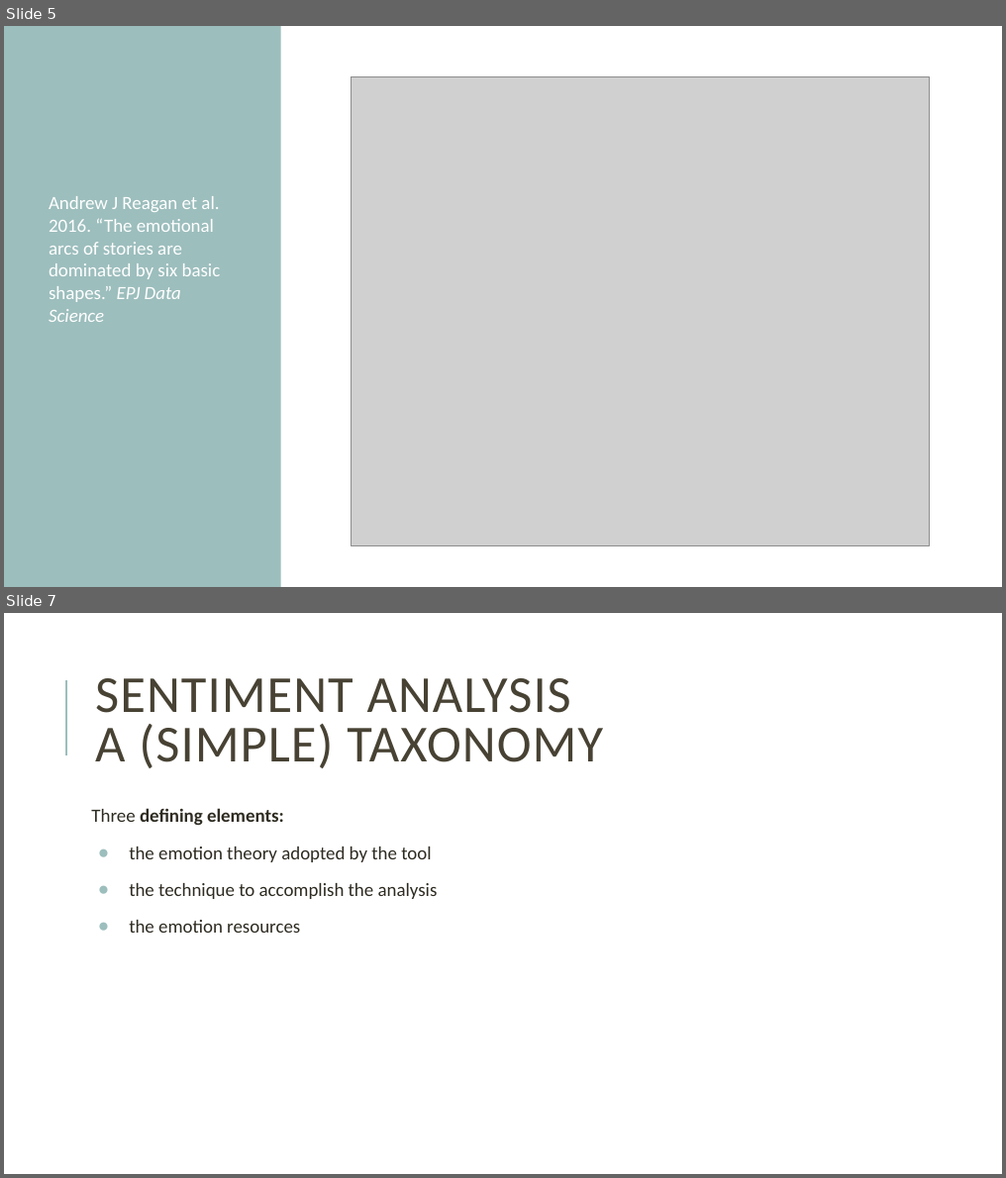
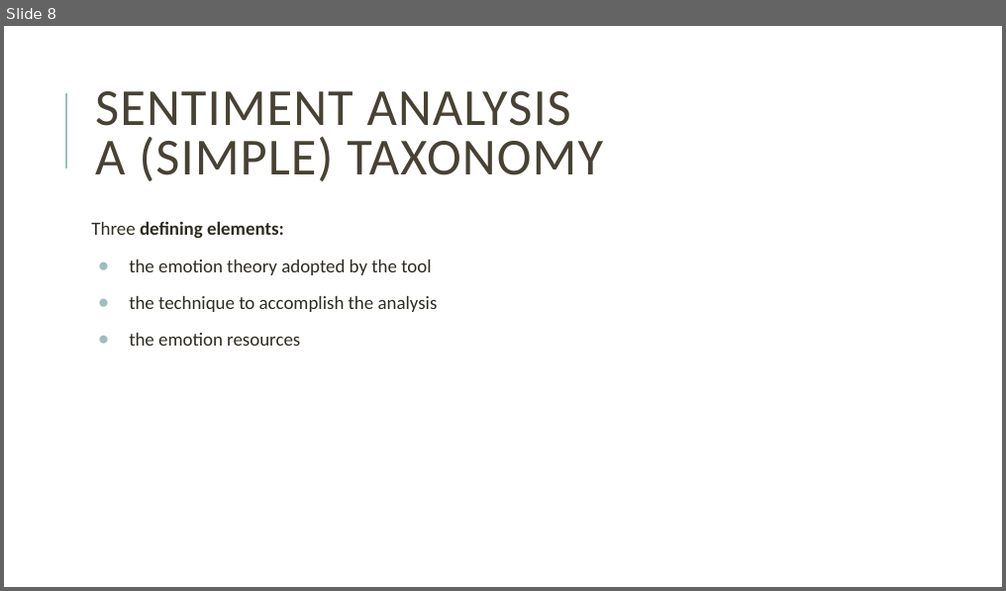
Before and after one commit to giuliagrisot/Sentiment_Analysis_CDH_2023-24, a slide deck: SA.pptx. Shown one above the other, each under a label of ours: slides 5 and 7 before the commit, slide 8 after it; the slides between them are not shown. The pictures are 1006x1178 and 1006x591 pixels, drawn with LibreOffice and Linux fonts; fonts in the diff are those of the drawing; grey boxes stand for pictures. Boxes give left, top, right and bottom in pixels: in the first picture for what was removed or moved away, otherwise in the second. Text is boxed around its words. In the diff, an @@ line names an element or a change of style, - is before the commit and + after.

```diff
--- a/SA.pptx
+++ b/SA.pptx
@@ slide 5 removed at [4, 26, 1002, 587], background #FFFFFF @@
@@ rectangle removed at [4, 26, 281, 587] @@
@@ picture removed at [350, 76, 930, 547] @@
@@ text removed at [49, 196, 221, 322] @@
-Andrew J Reagan et al. 2016. “The emotional arcs of stories are dominated by six basic shapes.” EPJ Data Science
@@ what was slide 7 is now slide 8 @@
```
Also in this commit, not shown: 3 slides changed, 5 slides added, 2 other slides removed.
